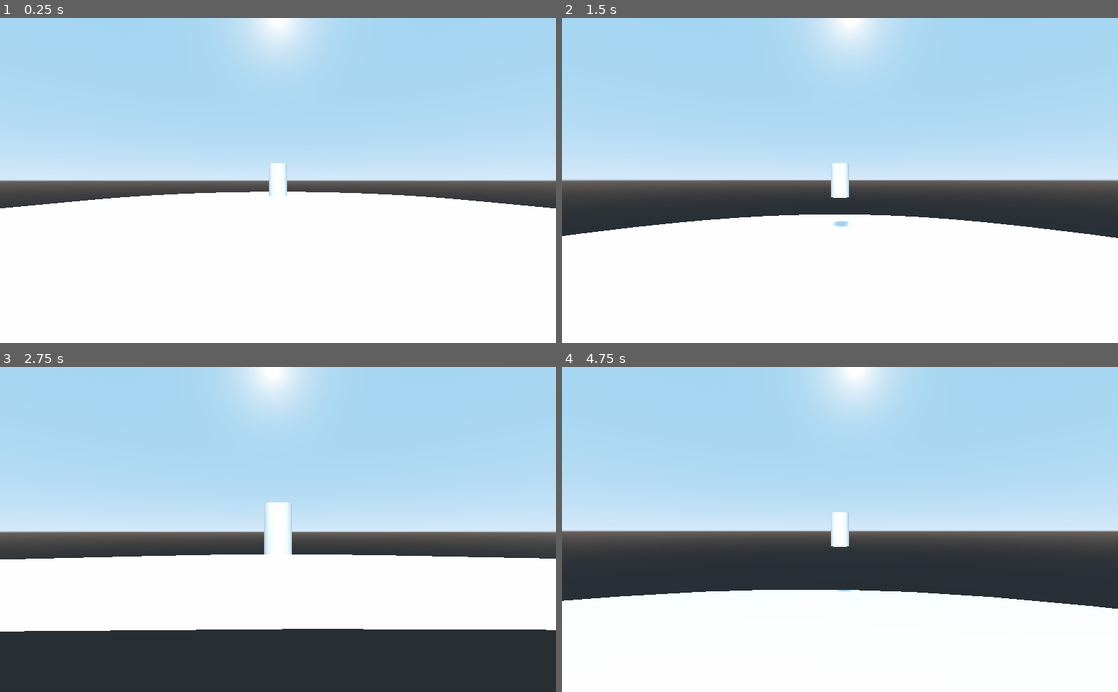
Above: before the commit, frames 1-4 (two rows, left to right).
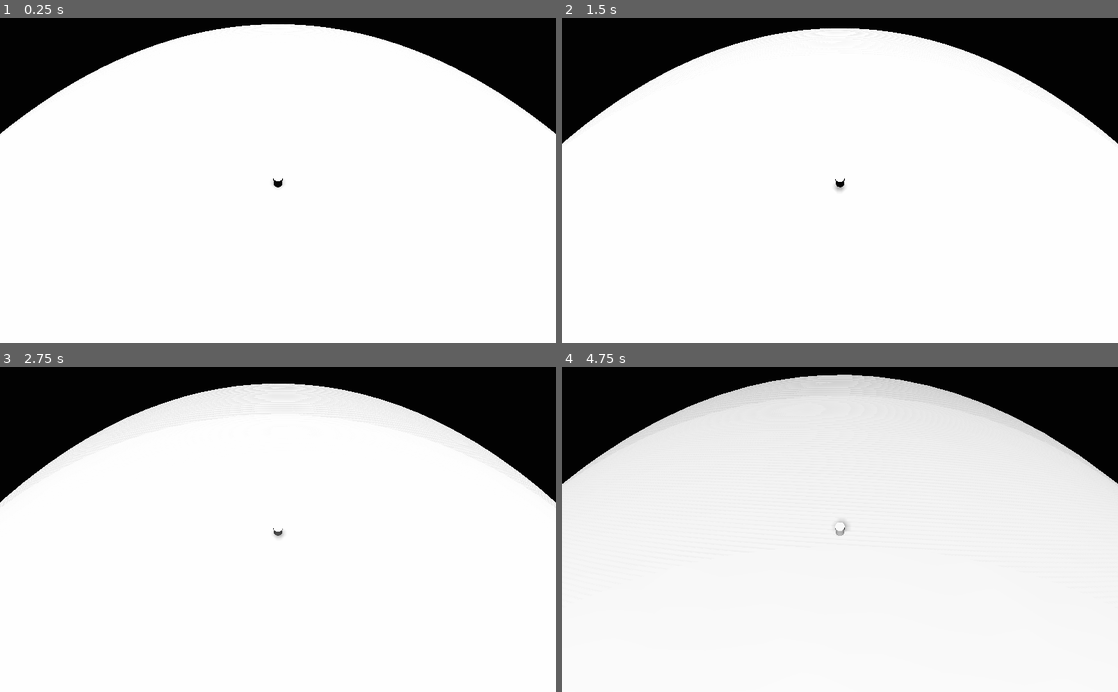
Above: after the commit, the same moments.

Repository: Ivorforce/Godot4-Custom-Gravity
Game: Godot game, scene res://scene/PlanetScene.tscn
The game is run twice, just before and just after one commit, with the same random seed, the same clock (stepped at 60 frames per second) and the same inputs. Before the commit the project starts from res://PlanetScene.tscn.
Inputs (mouse positions are in pixels of both pictures, inside the frame that each line leads up to):
- Up to frame 1 (0.25 s): no input
- Up to frame 2 (1.5 s): tap Enter at 0.5 s; move the mouse to (867, 180) at 0.52 s; hold W (forward) from 0.53 s (still down); tap Space (jump) at 0.6, 0.77, 1.07, 1.35 s; move the mouse to (812, 180) at 1.27 s
- Up to frame 3 (2.75 s): keep holding W (forward); tap Space (jump) at 1.52, 1.82, 2.1 s; move the mouse to (289, 523) at 2.02 s
- Up to frame 4 (4.75 s): keep holding W (forward); move the mouse to (834, 536) at 2.77 s; tap Space (jump) at 2.85, 3.02, 3.32, 3.6, 3.77, 4.07, 4.35, 4.52 s; move the mouse to (878, 532) at 3.52 s; move the mouse to (795, 526) at 4.27 s

The runs differ from the first frame. In frame 1, 55% of the frame differs, in the area x 0-100%, y 0-59%; in frame 2, 63%; in frame 3, 77%, in the area x 0-100%, y 0-100%; in frame 4, 70%.

Commit message:
Implement planet movement.

Diff:
--- a/PlanetScene.tscn
+++ /dev/null
@@ -1,30 +0,0 @@
-[gd_scene load_steps=3 format=2]
-
-[ext_resource path="res://Player.tscn" type="PackedScene" id=1]
-
-[sub_resource type="SphereShape" id=1]
-
-[node name="Spatial" type="Spatial"]
-
-[node name="BakedLightmap" type="BakedLightmap" parent="."]
-extents = Vector3( 20, 10, 30 )
-
-[node name="Player" parent="." instance=ExtResource( 1 )]
-transform = Transform( 0.999894, 0, 0, 0, 0.999894, 0, 0, 0, 0.999894, 0.000900745, 100.494, 0.068177 )
-
-[node name="DirectionalLight" type="DirectionalLight" parent="."]
-transform = Transform( 1, 0, 0, 0, 0.730639, 0.682764, 0, -0.682764, 0.730639, 0, 48.3325, 0 )
-light_energy = 1.07
-light_indirect_energy = 1.066
-shadow_enabled = true
-
-[node name="StaticBody" type="StaticBody" parent="."]
-
-[node name="CSGSphere" type="CSGSphere" parent="StaticBody"]
-radius = 100.0
-radial_segments = 50
-rings = 50
-
-[node name="CollisionShape" type="CollisionShape" parent="StaticBody"]
-transform = Transform( 100, 0, 0, 0, 100, 0, 0, 0, 100, 0, 0, 0 )
-shape = SubResource( 1 )
--- a/Player.gd
+++ /dev/null
@@ -1,38 +0,0 @@
-extends KinematicBody
-
-export var speed := 5.0
-export var jump_strength := 10.0
-export var gravity := 40.0
-
-var _velocity := Vector3. ZERO
-var _snap_vector := Vector3. DOWN
-onready var _spring_arm: SpringArm = $CameraArm
-# onready var _model: Spatial $AstronautSkin
-
-func _physics_process(delta: float) -> void:
-	var move_direction := Vector3.ZERO
-
-	move_direction.x = Input.get_action_strength("right") - Input.get_action_strength("left")
-	move_direction.z = Input.get_action_strength("back") - Input.get_action_strength("forward")
-	move_direction = move_direction.rotated(Vector3.UP, _spring_arm.rotation.y).normalized()
-
-	_velocity.x = move_direction.x * speed
-	_velocity.z = move_direction.z * speed
-	_velocity.y -= gravity * delta
-
-	var just_landed : = is_on_floor() and _snap_vector == Vector3.ZERO
-	var is_jumping : = is_on_floor() and Input.is_action_just_pressed( "jump")
-	if is_jumping:
-		_velocity.y = jump_strength
-		_snap_vector = Vector3.ZERO
-	elif just_landed:
-		_snap_vector = Vector3.DOWN
-
-	_velocity = move_and_slide_with_snap(_velocity, _snap_vector, Vector3.UP, true)
-
-	if _velocity.length() > 0.2:
-		var look_direction = Vector2(_velocity.z, _velocity.x)
-	#	_model.rotation.y = look_direction.angle()
-
-func _process (_delta: float) -> void:
-	_spring_arm.translation = translation
--- a/Player.tscn
+++ /dev/null
@@ -1,25 +0,0 @@
-[gd_scene load_steps=4 format=2]
-
-[ext_resource path="res://Player.gd" type="Script" id=1]
-[ext_resource path="res://CameraJoint.gd" type="Script" id=2]
-
-[sub_resource type="CapsuleShape" id=1]
-
-[node name="Player" type="KinematicBody"]
-script = ExtResource( 1 )
-
-[node name="CollisionShape" type="CollisionShape" parent="."]
-transform = Transform( 0.299992, 0, 0, 0, -1.31131e-08, -0.329125, 0, 0.299992, -1.43865e-08, 0, 0, 0 )
-shape = SubResource( 1 )
-
-[node name="CSGCylinder" type="CSGCylinder" parent="."]
-radius = 0.278
-sides = 20
-
-[node name="CameraArm" type="SpringArm" parent="."]
-spring_length = 7.0
-margin = 0.2
-script = ExtResource( 2 )
-
-[node name="Camera" type="Camera" parent="CameraArm"]
-current = true
--- a/TestScene.tscn
+++ /dev/null
@@ -1,48 +0,0 @@
-[gd_scene load_steps=5 format=2]
-
-[ext_resource path="res://TestNative.gdns" type="Script" id=1]
-[ext_resource path="res://Player.tscn" type="PackedScene" id=2]
-
-[sub_resource type="BoxShape" id=1]
-extents = Vector3( 0.753331, 0.0616905, 1 )
-
-[sub_resource type="CylinderShape" id=2]
-
-[node name="Spatial" type="Spatial"]
-
-[node name="BakedLightmap" type="BakedLightmap" parent="."]
-extents = Vector3( 20, 10, 30 )
-
-[node name="Player" parent="." instance=ExtResource( 2 )]
-transform = Transform( 0.999894, 0, 0, 0, 0.999894, 0, 0, 0, 0.999894, 0.218267, 0.555538, 1.9739 )
-
-[node name="StaticBody" type="StaticBody" parent="."]
-transform = Transform( 8.63228, 0, 0, 0, 1.00063, 0, 0, 0, 8.63228, 0, 0, 0 )
-
-[node name="CollisionShape" type="CollisionShape" parent="StaticBody"]
-transform = Transform( 2.73392, 0, 0, 0, 1.00238, 0, 0, 0, 2.73392, 0, 0, 0 )
-shape = SubResource( 1 )
-
-[node name="CSGBox" type="CSGBox" parent="StaticBody"]
-use_in_baked_light = true
-width = 4.15019
-height = 0.0833907
-depth = 5.53484
-script = ExtResource( 1 )
-
-[node name="StaticBody2" type="StaticBody" parent="."]
-
-[node name="CSGCylinder" type="CSGCylinder" parent="StaticBody2"]
-transform = Transform( 1, 0, 0, 0, 1, 0, 0, 0, 1, 0, 0.52328, 0 )
-use_in_baked_light = true
-sides = 17
-
-[node name="CollisionShape" type="CollisionShape" parent="StaticBody2"]
-transform = Transform( 1.00582, 0, 0, 0, 1.00582, 0, 0, 0, 1.00582, 0, 0, 0 )
-shape = SubResource( 2 )
-
-[node name="DirectionalLight" type="DirectionalLight" parent="."]
-transform = Transform( 1, 0, 0, 0, 0.730639, 0.682764, 0, -0.682764, 0.730639, 0, 48.3325, 0 )
-light_energy = 1.07
-light_indirect_energy = 1.066
-shadow_enabled = true
--- /dev/null
+++ b/camera/CameraAnchor.gd
@@ -0,0 +1,18 @@
+extends Spatial
+
+onready var _balance_point: BalancePoint = $"../BalancePoint"
+
+func _ready () -> void:
+	set_as_toplevel(true)
+
+func _process (_delta: float) -> void:
+	var balance_down := _balance_point.get_down()
+	var camera_down := -transform.basis.y
+
+	var ortho_vector = balance_down.cross(camera_down).normalized()
+	var angle = -balance_down.angle_to(camera_down)
+
+	# Rotate the camera such that down is equal to the balance's down.
+	# This is the rotation of least effort, which also makes it the least confusing.
+	transform.basis = transform.basis.rotated(ortho_vector, angle)
+	transform.origin = _balance_point.global_transform.origin
--- a/CameraJoint.gd
+++ b/camera/CameraJoint.gd
@@ -1,15 +1,16 @@
 extends Spatial
 
 export var mouse_sensitivity := 0.05
+export var pitch_range := Vector2(-80.0, -10.0)
 
 func _ready () -> void:
-	set_as_toplevel(true)
 	Input.set_mouse_mode(Input.MOUSE_MODE_CAPTURED)
+	rotation_degrees.x = pitch_range.x / 5 * 4 + pitch_range.y / 5 * 1
 
 func _unhandled_input(event: InputEvent) -> void:
 	if event is InputEventMouseMotion:
 		rotation_degrees.x -= event.relative.y * mouse_sensitivity
-		rotation_degrees.x = clamp(rotation_degrees.x, -90.0, 30.0)
+		rotation_degrees.x = clamp(rotation_degrees.x, pitch_range.x, pitch_range.y)
 
 		rotation_degrees.y -= event.relative.x * mouse_sensitivity
 		rotation_degrees.y = wrapf(rotation_degrees.y, 0.0, 360.0)
--- /dev/null
+++ b/camera/default_env.tres
@@ -0,0 +1,12 @@
+[gd_resource type="Environment" load_steps=2 format=2]
+
+[sub_resource type="ProceduralSky" id=1]
+sky_top_color = Color( 0.0117647, 0.0117647, 0.0117647, 1 )
+sky_horizon_color = Color( 0.0117647, 0.0117647, 0.0117647, 1 )
+ground_bottom_color = Color( 0.0117647, 0.0117647, 0.0117647, 1 )
+ground_horizon_color = Color( 0.0117647, 0.0117647, 0.0117647, 1 )
+sun_latitude = 90.0
+
+[resource]
+background_mode = 2
+background_sky = SubResource( 1 )
--- a/default_env.tres
+++ /dev/null
@@ -1,7 +0,0 @@
-[gd_resource type="Environment" load_steps=2 format=2]
-
-[sub_resource type="ProceduralSky" id=1]
-
-[resource]
-background_mode = 2
-background_sky = SubResource( 1 )
--- /dev/null
+++ b/gravity/BalancePoint.gd
@@ -0,0 +1,22 @@
+class_name BalancePoint extends Spatial
+
+export var default_direction := Vector3.DOWN
+export var default_gravity := 9.81
+
+var main_gravitational_pull: GravityWell
+
+func _ready():
+	main_gravitational_pull = get_tree().get_root().find_node("GravityWell", true, false)
+
+func get_down() -> Vector3:
+	if main_gravitational_pull == null:
+		return default_direction
+
+	return global_transform.origin \
+		.direction_to(main_gravitational_pull.global_transform.origin) \
+
+func get_acceleration() -> Vector3:
+	if main_gravitational_pull == null:
+		return default_gravity * default_direction
+
+	return main_gravitational_pull.get_acceleration_at(global_transform.origin)
--- /dev/null
+++ b/gravity/GravityWell.gd
@@ -0,0 +1,29 @@
+class_name GravityWell extends Spatial
+
+export var start_radius = 1.0
+export var half_falloff_distance = 10
+export var max_acceleration = 9.81
+
+# g = b / (d - a)^2
+var _a;
+var _b;
+
+func _ready():
+	recalculate_a_b();
+
+func recalculate_a_b():
+	var half_falloff_radius = start_radius + half_falloff_distance
+
+	# 1 = b / (start - a)^2
+	# 0.5 = b / (halfway - a)^2
+	_a = (start_radius - sqrt(0.5) * half_falloff_radius) / (1 - sqrt(0.5))
+	_b = pow(start_radius - _a, 2);
+
+func get_acceleration_at_distance(distance: float):
+	var normalized_distance = max(0, distance - _a)
+	var influence = min(1, _b / (normalized_distance * normalized_distance))
+	return influence * max_acceleration
+
+func get_acceleration_at(position: Vector3):
+	var difference = global_transform.origin - position
+	return difference.normalized() * get_acceleration_at_distance(difference.length())
--- /dev/null
+++ b/player/Player.gd
@@ -0,0 +1,88 @@
+extends KinematicBody
+
+export var speed := 15.0
+export var jump_strength := 5.0
+
+export var velocity_control_floor := 50.0
+export var velocity_control_air := 10.0
+
+export var torque_control_floor := 10.0
+export var torque_control_air := 0.0
+
+var _velocity := Vector3.ZERO
+
+onready var _balance_point: BalancePoint = $BalancePoint
+# onready var _model: Spatial $AstronautSkin
+
+static func get_movement_intention(basis: Basis, up: Vector3, vertical: float, horizontal: float) -> Vector3:
+	if (abs(horizontal) + abs(vertical) < 0.01):
+		return Vector3.ZERO
+
+	var intention_2d = Vector2(horizontal, vertical)
+	intention_2d = intention_2d.normalized() * min(intention_2d.length(), 1)
+
+	var up_surface = -up.cross(basis.x).normalized()
+	var right_surface = -up.cross(basis.y).normalized()
+
+	return up_surface * intention_2d.y + right_surface * intention_2d.x
+
+func _physics_process(delta: float) -> void:
+	var acceleration := _balance_point.get_acceleration()
+	var down := acceleration.normalized()
+	var up = -down
+
+	var movement_intention := get_movement_intention(
+		get_viewport().get_camera().global_transform.basis,
+		up,
+		Input.get_action_strength("back") - Input.get_action_strength("forward"),
+		Input.get_action_strength("right") - Input.get_action_strength("left")
+	)
+
+	var is_on_floor := self.is_on_floor()
+
+	var is_jumping : = is_on_floor and Input.is_action_just_pressed( "jump")
+	var snap_vector = down
+
+	if is_jumping:
+		_velocity +=  up * jump_strength - _velocity.project(up)
+		snap_vector = Vector3.ZERO
+
+	var desired_velocity_change := movement_intention * speed - _velocity
+	# Delete "up" component; we have no control over this
+	desired_velocity_change -= desired_velocity_change.project(up)
+
+	var current_velocity_control: float
+	var current_torque_control: float
+	if is_on_floor:
+		current_velocity_control = velocity_control_floor
+		current_torque_control = torque_control_floor
+	else:
+		current_velocity_control = velocity_control_air
+		current_torque_control = torque_control_air
+
+	# Walking
+	_velocity = _velocity.move_toward(
+		_velocity + desired_velocity_change,
+		 current_velocity_control * delta
+	)
+
+	# Gravity
+	_velocity += acceleration * delta
+
+	# Move tick
+	_velocity = move_and_slide_with_snap(_velocity, snap_vector, up, true)
+
+	var look_intention_horizontal
+	if movement_intention != Vector3.ZERO:
+		look_intention_horizontal = movement_intention
+	else:
+		look_intention_horizontal = -transform.basis.z
+		# Delete "up" component; we want to look straight at the horizon
+		look_intention_horizontal -= look_intention_horizontal.project(up)
+
+	# Basis.looking_at is currently not exposed :(
+	var look_intention := Transform.IDENTITY.looking_at(look_intention_horizontal, up).basis
+	transform = Transform(
+		transform.basis.slerp(look_intention, current_torque_control * delta),
+		transform.origin
+	)
--- /dev/null
+++ b/player/Player.tscn
@@ -0,0 +1,35 @@
+[gd_scene load_steps=6 format=2]
+
+[ext_resource path="res://camera/CameraAnchor.gd" type="Script" id=1]
+[ext_resource path="res://camera/CameraJoint.gd" type="Script" id=2]
+[ext_resource path="res://player/Player.gd" type="Script" id=3]
+[ext_resource path="res://gravity/BalancePoint.gd" type="Script" id=4]
+
+[sub_resource type="CapsuleShape" id=1]
+
+[node name="Player" type="KinematicBody"]
+script = ExtResource( 3 )
+
+[node name="CollisionShape" type="CollisionShape" parent="."]
+transform = Transform( 0.299992, 0, 0, 0, -1.31131e-08, -0.329125, 0, 0.299992, -1.43865e-08, 0, 0, 0 )
+shape = SubResource( 1 )
+
+[node name="CSGCylinder" type="CSGCylinder" parent="."]
+radius = 0.278
+sides = 20
+
+[node name="BalancePoint" type="Spatial" parent="."]
+script = ExtResource( 4 )
+
+[node name="CameraAnchor" type="Spatial" parent="."]
+script = ExtResource( 1 )
+
+[node name="CameraArm" type="SpringArm" parent="CameraAnchor"]
+spring_length = 10.0
+margin = 0.2
+script = ExtResource( 2 )
+
+[node name="Camera" type="Camera" parent="CameraAnchor/CameraArm"]
+current = true
+fov = 90.0
+far = 550.0
--- a/project.godot
+++ b/project.godot
@@ -9,24 +9,30 @@
 config_version=4
 
 _global_script_classes=[ {
-"base": "",
-"class": "GitAPI",
-"language": "NativeScript",
-"path": "res://addons/godot-git-plugin/git_api.gdns"
+"base": "Spatial",
+"class": "BalancePoint",
+"language": "GDScript",
+"path": "res://gravity/BalancePoint.gd"
+}, {
+"base": "Spatial",
+"class": "GravityWell",
+"language": "GDScript",
+"path": "res://gravity/GravityWell.gd"
 } ]
 _global_script_class_icons={
-"GitAPI": ""
+"BalancePoint": "",
+"GravityWell": ""
 }
 
 [application]
 
-config/name="TestProject"
-run/main_scene="res://PlanetScene.tscn"
-config/icon="res://icon.png"
+config/name="Planetary Movement"
+run/main_scene="res://scene/PlanetScene.tscn"
+config/icon="res://project/icon.png"
 
 [gdnative]
 
-singletons=[ "res://addons/godot-git-plugin/git_api.gdnlib" ]
+singletons=[  ]
 
 [global]
 
@@ -71,4 +77,4 @@
 
 [rendering]
 
-environment/default_environment="res://default_env.tres"
+environment/default_environment="res://camera/default_env.tres"
--- /dev/null
+++ b/scene/PlanetScene.tscn
@@ -0,0 +1,37 @@
+[gd_scene load_steps=4 format=2]
+
+[ext_resource path="res://player/Player.tscn" type="PackedScene" id=1]
+[ext_resource path="res://gravity/GravityWell.gd" type="Script" id=2]
+
+[sub_resource type="SphereShape" id=1]
+radius = 100.0
+
+[node name="Spatial" type="Spatial"]
+
+[node name="Player" parent="." instance=ExtResource( 1 )]
+transform = Transform( 0.999894, 0, 0, 0, 0.999894, 0, 0, 0, 0.999894, 0.000900745, 100.494, 0.068177 )
+
+[node name="Planet" type="StaticBody" parent="."]
+
+[node name="CSGSphere" type="CSGSphere" parent="Planet"]
+radius = 100.0
+radial_segments = 100
+rings = 100
+
+[node name="CollisionShape" type="CollisionShape" parent="Planet"]
+shape = SubResource( 1 )
+
+[node name="GravityWell" type="Spatial" parent="Planet"]
+script = ExtResource( 2 )
+start_radius = 110.0
+
+[node name="Light" type="Spatial" parent="."]
+
+[node name="Sun" type="DirectionalLight" parent="Light"]
+transform = Transform( 1, 0, 0, 0, -4.37114e-08, 1, 0, -1, -4.37114e-08, -0.454285, 129.014, -0.860413 )
+light_energy = 1.07
+light_indirect_energy = 1.066
+shadow_enabled = true
+
+[node name="BakedLightmap" type="BakedLightmap" parent="Light"]
+extents = Vector3( 20, 10, 30 )
Renamed: icon.png -> project/icon.png
Not shown, changed: project/icon.png.import
Not shown, removed: TestNative.gdns
